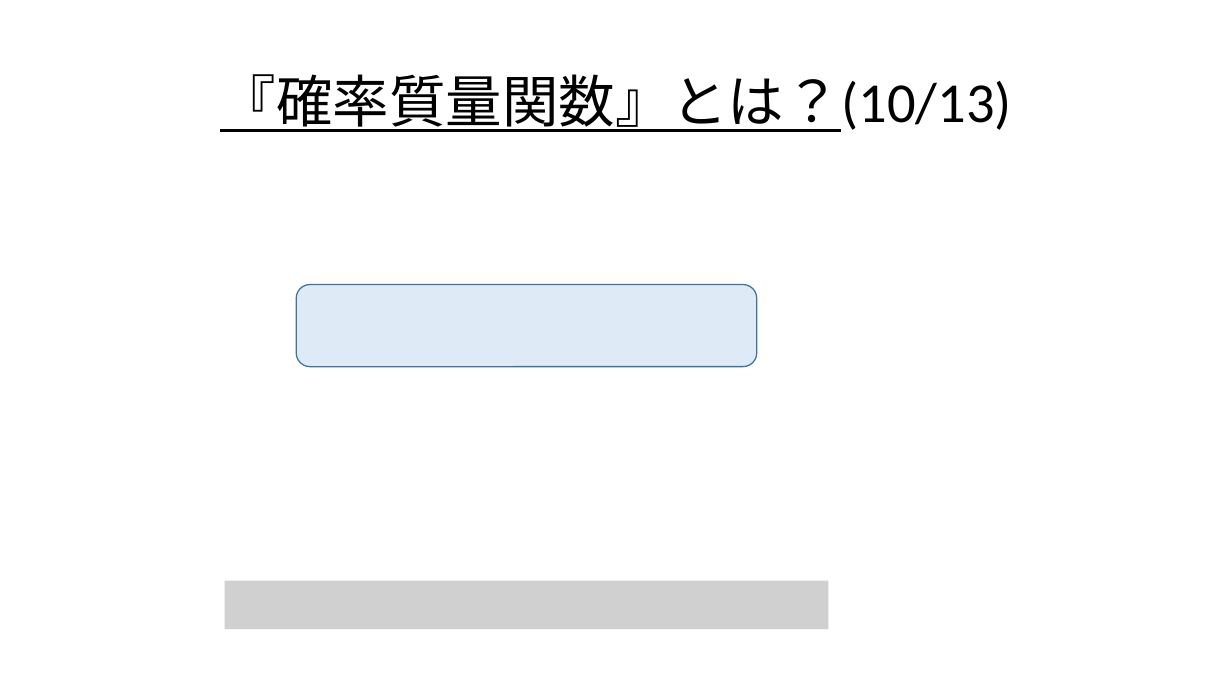
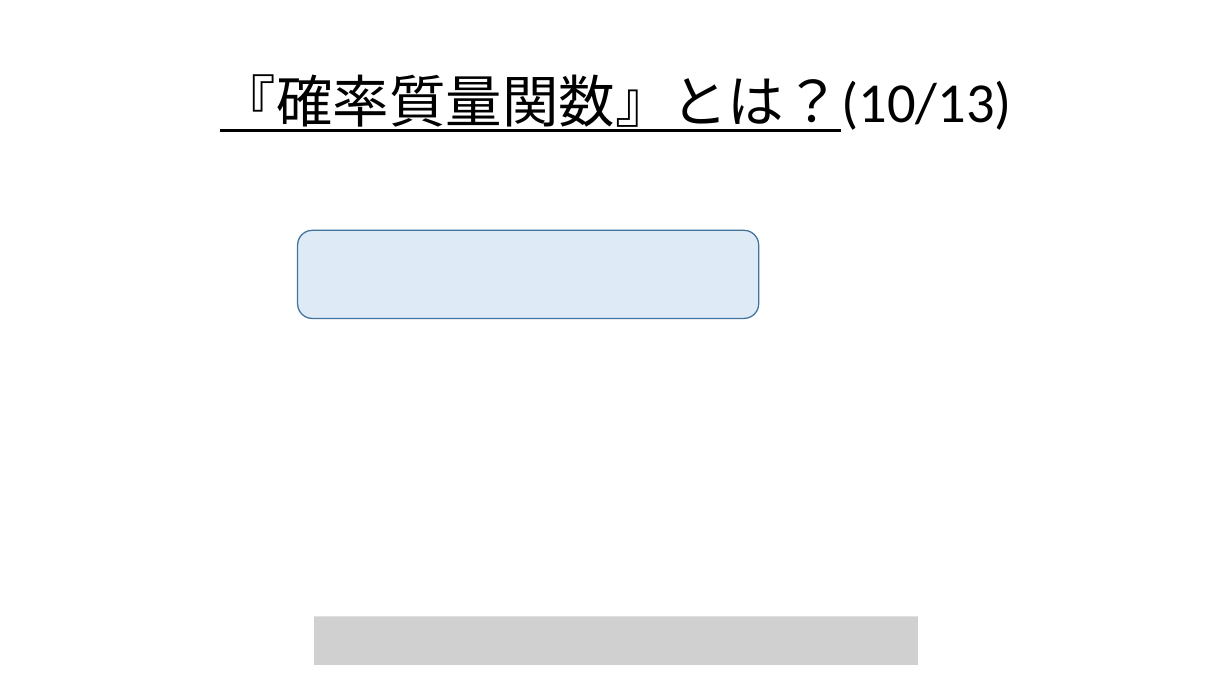
Before and after one commit to Ryo-KATAYAMA/Senior_Project, a slide deck: slide 46 of Chapter4_1.pptx (slide 45 before the commit). Drawn at 1232x693 pixels with LibreOffice and Linux fonts; fonts in the diff are those of the drawing; grey boxes stand for pictures. Boxes give left, top, right and bottom in pixels: in the first picture for what was removed or moved away, otherwise in the second. Text is boxed around its words. In the diff, an @@ line names an element or a change of style, - is before the commit and + after.

```diff
--- a/Chapter4_1.pptx
+++ b/Chapter4_1.pptx
@@ rounded rectangle: place and size @@
-rounded rectangle at bbox=[297, 285, 757, 367]
+rounded rectangle at bbox=[298, 230, 759, 318]
@@ picture removed at bbox=[225, 581, 829, 630] @@
@@ picture added at bbox=[314, 616, 919, 665] @@
```
Also in this commit, not shown: 13 other slides changed, 1 slide added.
